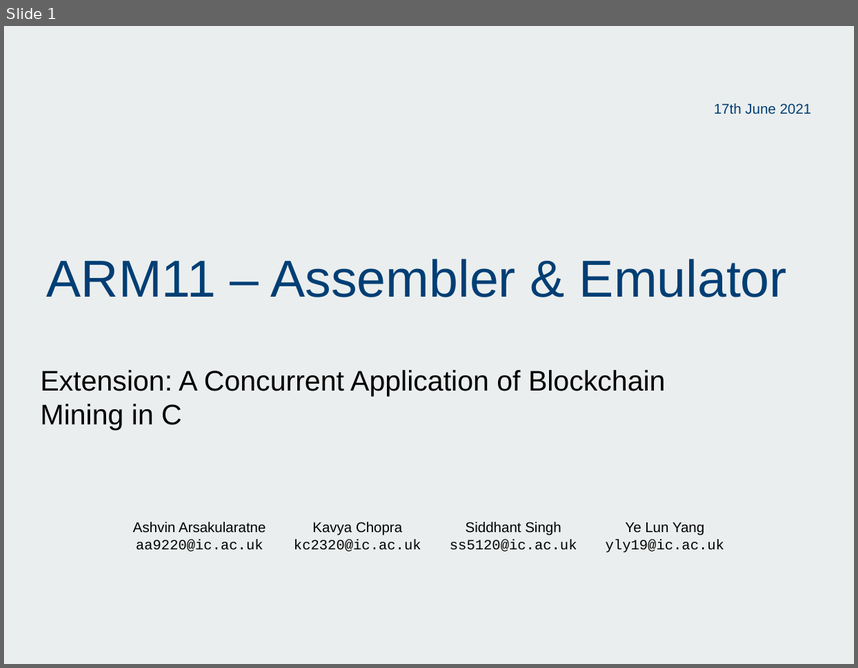
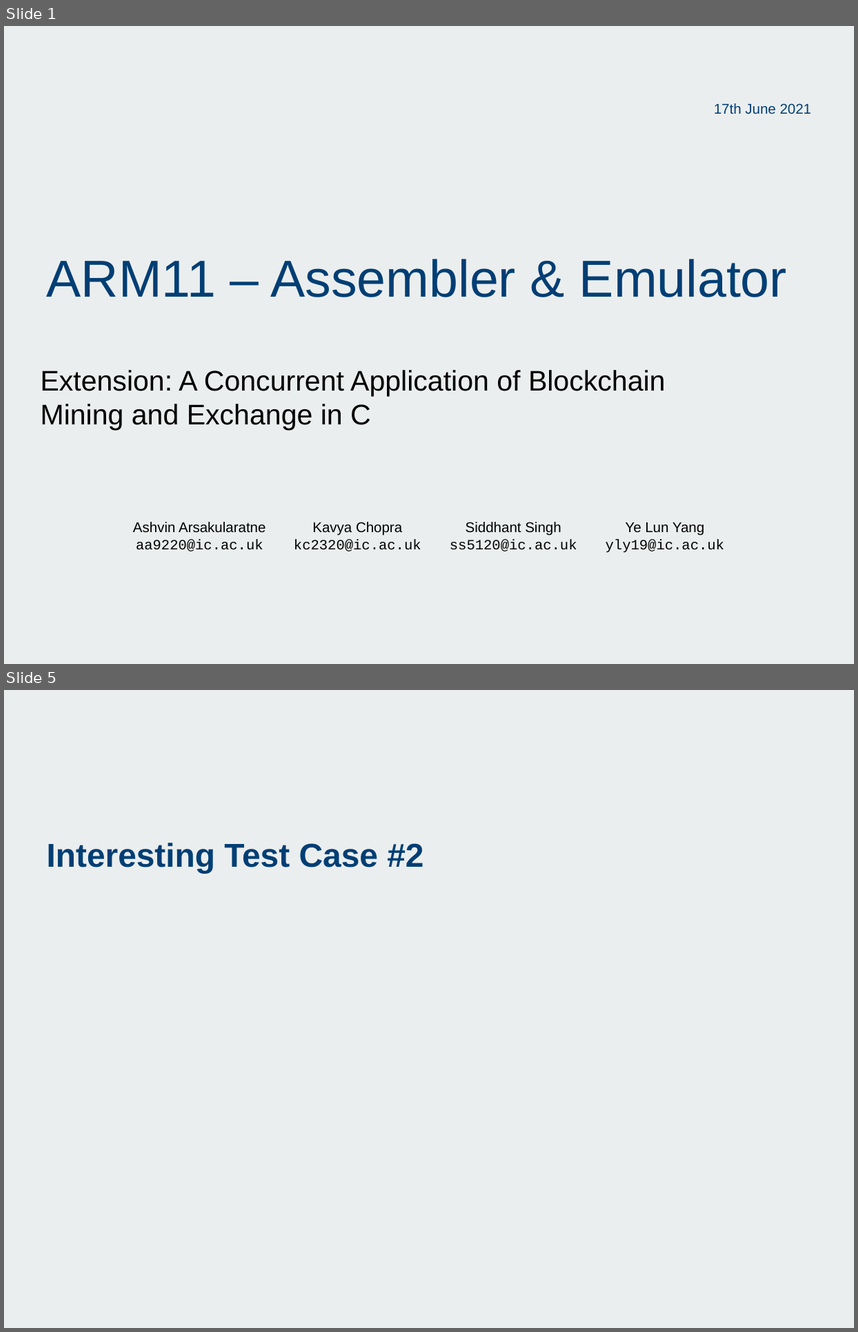
Before and after one commit to SiddhantSingh15/ImpCoin, a slide deck: doc/Group 02.pptx. Shown one above the other, each under a label of ours: slide 1 before the commit, slides 1 and 5 after it; the slides between them are not shown. The pictures are 858x668 and 858x1332 pixels, drawn with LibreOffice and Linux fonts; fonts in the diff are those of the drawing; background and template pictures are left out. Boxes give left, top, right and bottom in pixels: in the first picture for what was removed or moved away, otherwise in the second. Text is boxed around its words. In the diff, an @@ line names an element or a change of style, - is before the commit and + after.

```diff
--- a/doc/Group 02.pptx
+++ b/doc/Group 02.pptx
@@ slide 5 added at box(4, 690, 854, 1328), background picture (left out) @@
@@ title added at box(47, 842, 424, 874), 28 pt, text #003E74, bold @@
+Interesting Test Case #2
@@ slide 1 changed as well @@
@@ subtitle at box(41, 370, 666, 430): text changed @@
-Extension: A Concurrent Application of Blockchain Mining in C
+Extension: A Concurrent Application of Blockchain Mining and Exchange in C
```
Also in this commit, not shown: 4 other slides added, 8 slides removed.
